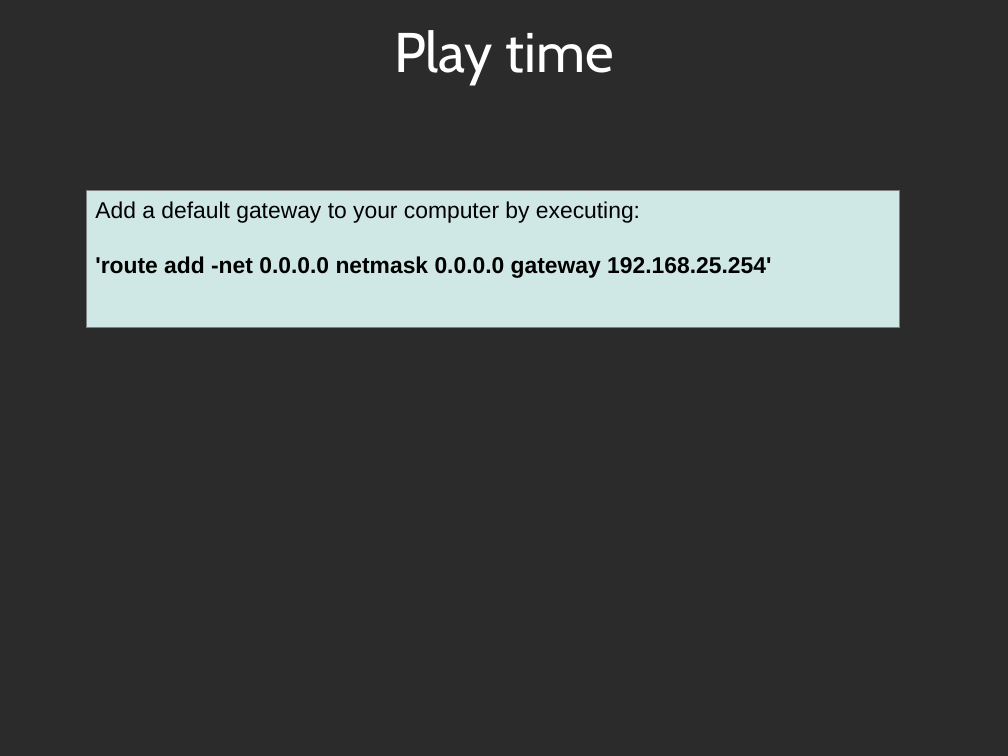
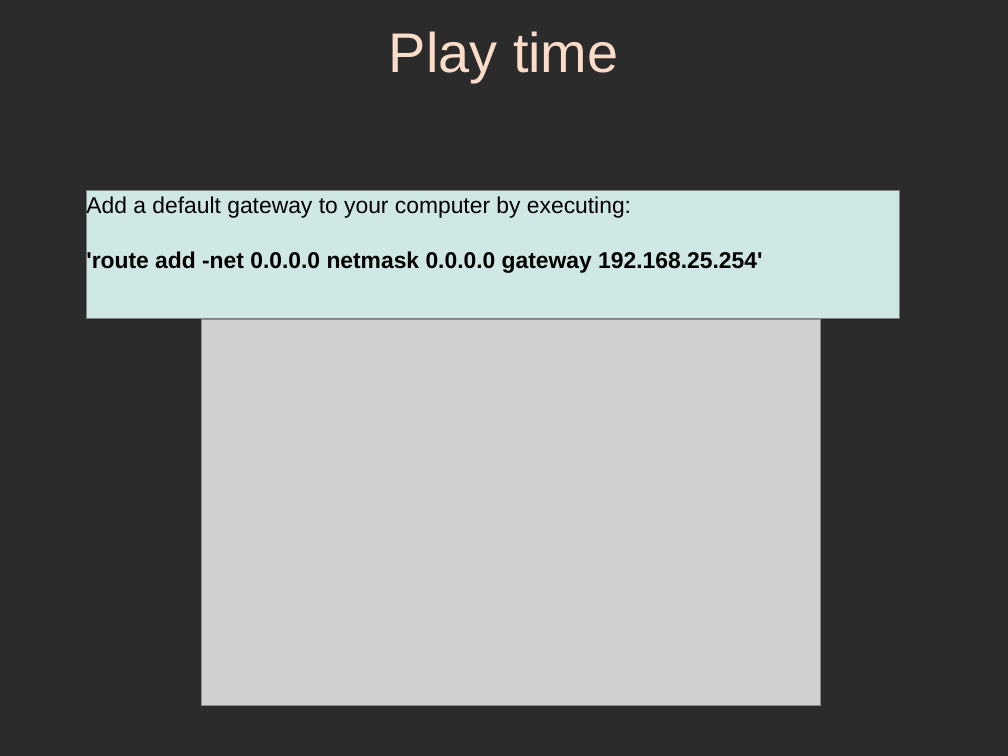
Before and after one commit to sphaero/workshops, a slide deck: slide 54 of Networking/presentation.odp (slide 48 before the commit). Drawn at 1008x756 pixels with LibreOffice and Linux fonts; fonts in the diff are those of the drawing; grey boxes stand for pictures; background and template pictures are left out; a plain dark background stands for a picture behind light text. Boxes give left, top, right and bottom in pixels: in the first picture for what was removed or moved away, otherwise in the second. Text is boxed around its words. In the diff, an @@ line names an element or a change of style, - is before the commit and + after.

```diff
--- a/Networking/presentation.odp
+++ b/Networking/presentation.odp
@@ title "Play time" at (389,31,618,82): font Cabin to Arial, text colour #FFFFFF to #FADCC8 @@
@@ rectangle "Add a default gateway to ...": place and size @@
-rectangle "Add a default gateway to ..." at (86,191,900,328)
+rectangle "Add a default gateway to ..." at (86,191,900,319)
@@ picture added at (201,319,821,706) @@
```
Also in this commit, not shown: 51 other slides changed, 7 slides added, 1 slide removed.
